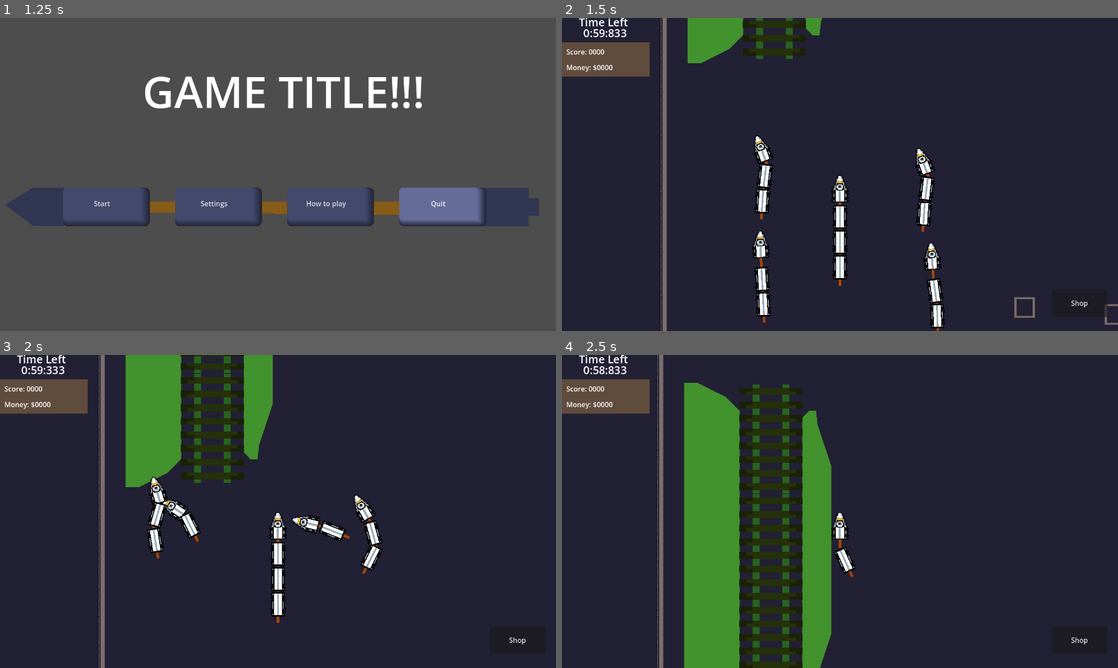
Above: before the commit, frames 1-4 (two rows, left to right).
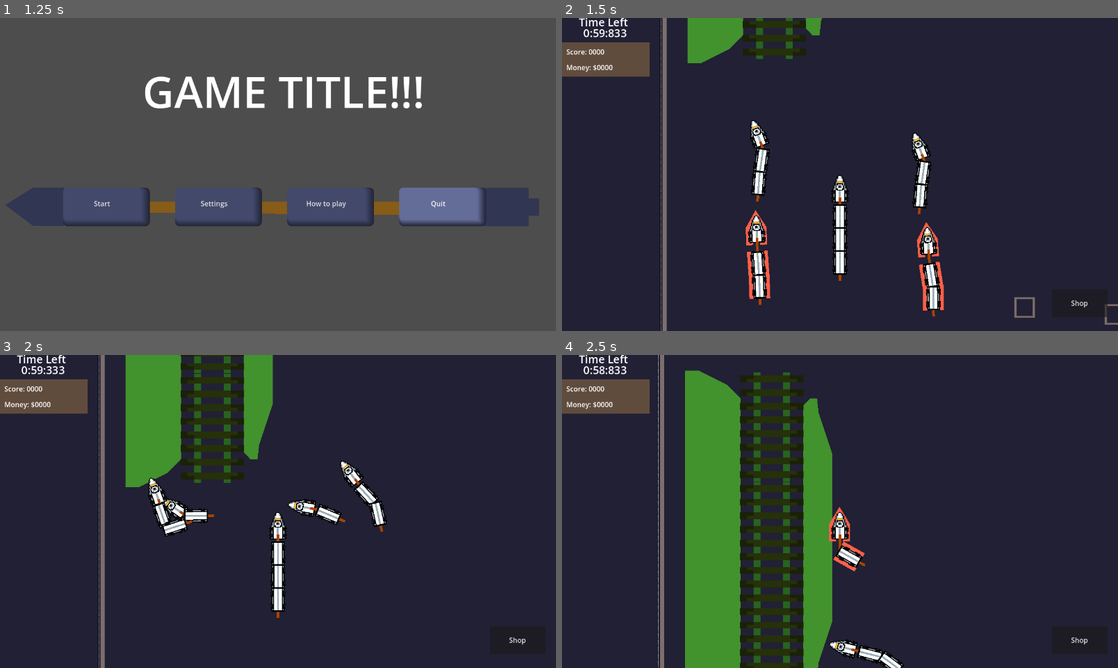
Above: after the commit, the same moments.

Repository: GodMadeEarth/Godot-Wild-Jam-59
Game: Godot game, scene res://sences/UI/menu.tscn
Same seed, same stepped clock (60 frames per second), same inputs: the game is played once before the commit and once after it.
Inputs (mouse positions are in pixels of both pictures, inside the frame that each line leads up to):
- Up to frame 1 (1.25 s): click "Start" at 0.5 s
- Up to frame 2 (1.5 s): click "Start" at 1.25 s
- Up to frame 3 (2 s): no input
- Up to frame 4 (2.5 s): move the mouse to (962, 495) at 2.02 s; hold Up (ui_up) from 2.03 s (still down); tap Shift (Dash) at 2.1 s

Frame 1 is identical in both runs. In frame 2, 3.7% of the frame differs, in the area x 33-69%, y 32-100%; in frame 3, 3.1%; in frame 4, 5.6%, in the area x 17-62%, y 0-100%.

Commit message:
Added visual feed back to when you are dashing

Diff:
--- a/Godot-wild-jam-59/sences/Trains/Train.gd
+++ b/Godot-wild-jam-59/sences/Trains/Train.gd
@@ -2,6 +2,8 @@
 class_name Train_Head
 signal points_recived(points)
 signal money_recived(money)
+signal dash_started
+signal dash_ended
 const  train_cart = preload("res://sences/Trains/train_cart.tscn")
 
 var rotation_direction:float= 0.0 : set = set_dir, get = get_dir
@@ -103,6 +105,8 @@
 	var last_cart_joint:PinJoint2D = last_cart.get_node("PinJoint2D")
 	var cart = train_cart.instantiate()
 	cart.is_connected_to_head = true
+	dash_started.connect(cart.show_dash_effect)
+	dash_ended.connect(cart.hide_dash_effect)
 	cart.get_node("Passengers").money_gained.connect(money_changed)
 	cart.get_node("Passengers").points_gained.connect(score_changed)
 	get_parent().add_child(cart)
@@ -119,6 +123,8 @@
 		node.reparent.call_deferred($"../dead carts")
 		node.is_connected_to_head = false
 		node.set_collision_layer_value(1,false)
+		dash_started.disconnect(node.show_dash_effect)
+		dash_ended.disconnect(node.hide_dash_effect)
 		node.get_node("Passengers").money_gained.disconnect(money_changed)
 		node.get_node("Passengers").points_gained.disconnect(score_changed)
 		if node.get_node("PinJoint2D").node_b.is_empty():
@@ -152,11 +158,15 @@
 func dash():
 	if can_dash==true && is_dashing==false:
 		print("DASHING!!!")
+		emit_signal("dash_started")
+		$"ramming effect".visible = true
 		can_dash = false
 		is_dashing = true
 		$dash_timer.start(dash_duration)
 		await get_tree().create_timer(dash_cooldown).timeout
 		can_dash = true
+
+
 	pass
 
 func set_dir(ajustment:float):
@@ -171,6 +181,8 @@
 
 func _on_dash_timer_timeout():
 	is_dashing = false
+	$"ramming effect".visible = false
+	emit_signal("dash_ended")
 	pass # Replace with function body.
 
 func score_changed(points):
--- a/Godot-wild-jam-59/sences/Trains/base_train_head.tscn
+++ b/Godot-wild-jam-59/sences/Trains/base_train_head.tscn
@@ -12,13 +12,15 @@
 position = Vector2(9, 35)
 motion_mode = 1
 script = ExtResource("1_6jy5h")
-cart_spacing = 25
+cart_spacing = 20
 
-[node name="Polygon2D2" type="Polygon2D" parent="."]
-position = Vector2(-3, 53)
+[node name="ramming effect" type="Polygon2D" parent="."]
+visible = false
+position = Vector2(-45, 15)
 scale = Vector2(0.25, 0.616618)
-color = Color(0.658824, 0.266667, 0.0235294, 1)
-polygon = PackedVector2Array(0, -8.34042, 0, 50.0425, 24, 50.0425, 24, -8.34042)
+color = Color(0.984314, 0.376471, 0.286275, 1)
+polygon = PackedVector2Array(272, 22.7045, 272, 48.659, 272, 87.5745, 208, 87.5745, 208, 22.7045, 176, -16.2175, 144, 22.7045, 144, 87.5745, 80, 87.5745, 80, 22.7045, 176, -42.1655)
+metadata/_edit_group_ = true
 
 [node name="Sprite2D" type="Sprite2D" parent="."]
 texture_filter = 1
@@ -28,12 +30,18 @@
 region_enabled = true
 region_rect = Rect2(0, 0, 16, 32)
 
+[node name="Polygon2D2" type="Polygon2D" parent="."]
+position = Vector2(-2.99997, 58.1429)
+scale = Vector2(0.25, 0.616618)
+color = Color(0.658824, 0.266667, 0.0235294, 1)
+polygon = PackedVector2Array(0, -8.34042, 0, 50.0425, 24, 50.0425, 24, -8.34042)
+
 [node name="CollisionPolygon2D" type="CollisionPolygon2D" parent="."]
 position = Vector2(-8, 49)
 polygon = PackedVector2Array(-7.99997, -18, -7.99997, 7, 24, 7, 24, -18, 8.00003, -41)
 
 [node name="PinJoint2D" type="PinJoint2D" parent="."]
-position = Vector2(3.5767e-07, 66)
+position = Vector2(2.89679e-05, 70)
 node_a = NodePath("..")
 
 [node name="Polygon2D" type="Polygon2D" parent="."]
--- a/Godot-wild-jam-59/sences/Trains/enemies/Enemy Train.tscn
+++ b/Godot-wild-jam-59/sences/Trains/enemies/Enemy Train.tscn
@@ -12,6 +12,7 @@
 [node name="dead carts" type="Node2D" parent="."]
 
 [node name="Train head" parent="." instance=ExtResource("1_s8jih")]
+position = Vector2(0, 0)
 
 [node name="RayCast2D" type="RayCast2D" parent="Train head"]
 target_position = Vector2(0, -500)
--- a/Godot-wild-jam-59/sences/Trains/train_cart.gd
+++ b/Godot-wild-jam-59/sences/Trains/train_cart.gd
@@ -2,6 +2,7 @@
 
 class_name Train_Cart
 var is_connected_to_head = false
+
 
 func _on_area_2d_area_entered(area):
 	if area.get_parent() is Train_Head and area.get_parent().is_dashing:
@@ -17,3 +18,9 @@
 
 			queue_free()
 	pass # Replace with function body.
+
+func hide_dash_effect():
+	$"ramming effect".visible = false
+
+func show_dash_effect():
+	$"ramming effect".visible = true
--- a/Godot-wild-jam-59/sences/Trains/train_cart.tscn
+++ b/Godot-wild-jam-59/sences/Trains/train_cart.tscn
@@ -36,8 +36,13 @@
 gravity_scale = 0.0
 linear_damp = 10.0
 script = ExtResource("1_jylut")
-metadata/_edit_vertical_guides_ = [-11.0, 11.0]
-metadata/_edit_horizontal_guides_ = [-56.0, -28.0]
+
+[node name="ramming effect" type="Polygon2D" parent="."]
+visible = false
+position = Vector2(-48, -44)
+scale = Vector2(0.25, 0.616618)
+color = Color(0.984314, 0.376471, 0.286275, 1)
+polygon = PackedVector2Array(288, 25.948, 288, 116.766, 96, 116.766, 96, 25.948)
 
 [node name="Polygon2D2" type="Polygon2D" parent="."]
 position = Vector2(-3, 16)
@@ -47,12 +52,11 @@
 
 [node name="CollisionPolygon2D" type="CollisionPolygon2D" parent="."]
 position = Vector2(-8, -16)
-polygon = PackedVector2Array(-7, 38, -3, 41, 8, 44, 19, 41, 23, 38, 23, -6, 19, -9, 8, -12, -3, -9, -7, -6)
+polygon = PackedVector2Array(-7, 44, 23, 44, 23, -6, 19, -9, 8, -12, -3, -9, -7, -6)
 
 [node name="PinJoint2D" type="PinJoint2D" parent="."]
 position = Vector2(0, 33)
 node_a = NodePath("..")
-disable_collision = false
 
 [node name="Sprite2D" type="Sprite2D" parent="."]
 visible = false
